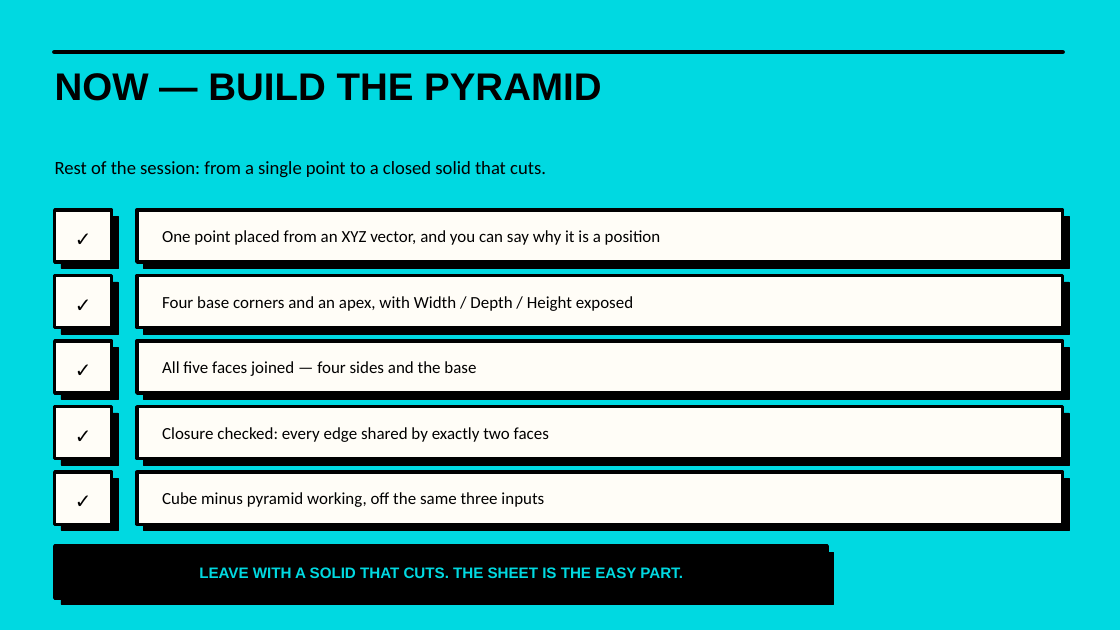
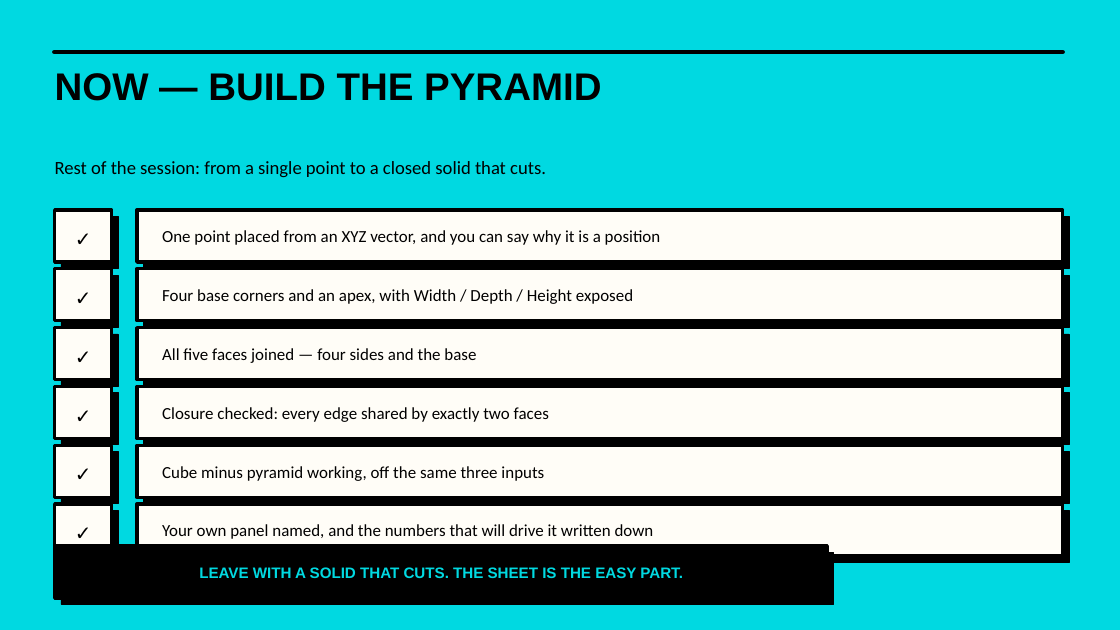
Before and after one commit to luigipacheco/arc3133, a slide deck: slide 11 of slides/ARC3133_Class03.pptx. Drawn at 1120x630 pixels with LibreOffice and Linux fonts; fonts in the diff are those of the drawing. Boxes give left, top, right and bottom in pixels: in the first picture for what was removed or moved away, otherwise in the second. Text is boxed around its words. In the diff, an @@ line names an element or a change of style, - is before the commit and + after.

```diff
--- a/slides/ARC3133_Class03.pptx
+++ b/slides/ARC3133_Class03.pptx
@@ 4 rectangles, 2 texts: place and size @@
-4 rectangles, 2 texts at [55, 276, 1069, 334]
+4 rectangles, 2 texts at [55, 269, 1069, 327]
@@ 4 rectangles, 2 texts: place and size @@
-4 rectangles, 2 texts at [55, 341, 1069, 399]
+4 rectangles, 2 texts at [55, 328, 1069, 386]
@@ 4 rectangles, 2 texts: place and size @@
-4 rectangles, 2 texts at [55, 407, 1069, 465]
+4 rectangles, 2 texts at [55, 386, 1069, 444]
@@ 4 rectangles, 2 texts: place and size @@
-4 rectangles, 2 texts at [55, 472, 1069, 531]
+4 rectangles, 2 texts at [55, 445, 1069, 504]
@@ rectangle added at [55, 504, 112, 556], fill #FFFDF7, outline #000000 2.75 pt @@
@@ rectangle added at [137, 504, 1063, 556], fill #FFFDF7, outline #000000 2.75 pt @@
@@ text added at [55, 521, 112, 546], 17 pt, text #000000, bold @@
+✓
@@ rectangle added at [60, 511, 118, 563], fill #000000, outline #000000 0.5 pt @@
@@ rectangle added at [143, 511, 1069, 563], fill #000000, outline #000000 0.5 pt @@
@@ text added at [162, 524, 654, 539], 14.5 pt, text #000000 @@
+Your own panel named, and the numbers that will drive it written down
```
Also in this commit, not shown: 2 other slides changed, 2 slides added, 2 slides removed, 38 other files.
